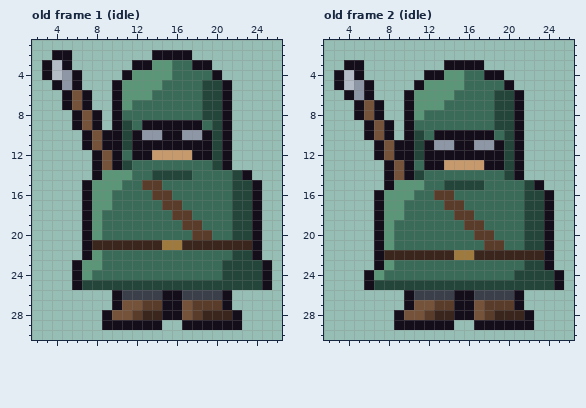
Pixel-art file, stored at assets/aseprite/archer_32.aseprite. The first picture shows the starting point.
32x32 pixels, 10 frames. Shown: old frame 1 (idle): x 2..26, y 1..30; old frame 2 (idle): x 2..26, y 1..30.
Now the later version:
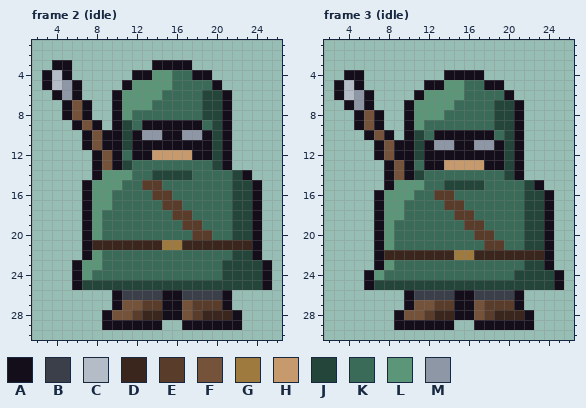
Palette (. is transparent): A #140e1a  B #3a3f4a  C #b4bcc8  D #3a261c  E #5a3c2a  F #75523a  G #9e7a3e  H #c79a6d  J #24463a  K #3a6b58  L #5b9678  M #8e97a6
A new or re-ordered frame is compared with the old frame closest to it.
Diff:
{"change": "frames 10 -> 12"}
{"where": "frame 2 (idle) is new; against old frame 1 (idle)"}
{"frame":2,"y":2,"x":4,"old":"AA","new":".."}
{"frame":2,"y":2,"x":14,"old":"AAAA","new":"...."}
{"frame":2,"y":3,"x":3,"old":"AC","new":".A"}
{"frame":2,"y":3,"x":12,"old":"AALLKKAA","new":"..AAAA.."}
{"frame":2,"y":4,"x":5,"old":"MA","new":"A."}
{"frame":2,"y":4,"x":11,"old":"ALL","new":".AA"}
{"frame":2,"y":4,"x":18,"old":"KKA","new":"AA."}
{"frame":2,"y":5,"x":3,"old":".A","new":"AC"}
{"frame":2,"y":5,"x":10,"old":"AL","new":".A"}
{"frame":2,"y":5,"x":15,"old":"K","new":"L"}
{"frame":2,"y":5,"x":19,"old":"JJA","new":"KA."}
{"frame":2,"y":6,"x":4,"old":".AFA","new":"AMA."}
{"frame":2,"y":6,"x":14,"old":"K","new":"L"}
{"frame":2,"y":7,"x":12,"old":"KK","new":"LL"}
{"frame":2,"y":8,"x":5,"old":".AFA","new":"AFA."}
{"frame":2,"y":8,"x":11,"old":"K","new":"L"}
{"where": "frame 3 (idle) is new; against old frame 2 (idle)"}
{"frame":3,"y":3,"x":4,"old":"AA","new":".."}
{"frame":3,"y":3,"x":14,"old":"AAAA","new":"...."}
{"frame":3,"y":4,"x":3,"old":"AC","new":".A"}
{"frame":3,"y":4,"x":12,"old":"AALLKKAA","new":"..AAAA.."}
{"frame":3,"y":5,"x":5,"old":"MA","new":"A."}
{"frame":3,"y":5,"x":11,"old":"ALL","new":".AA"}
{"frame":3,"y":5,"x":18,"old":"KKA","new":"AA."}
{"frame":3,"y":6,"x":3,"old":".A","new":"AC"}
{"frame":3,"y":6,"x":10,"old":"AL","new":".A"}
{"frame":3,"y":6,"x":15,"old":"K","new":"L"}
{"frame":3,"y":6,"x":19,"old":"JJA","new":"KA."}
{"frame":3,"y":7,"x":4,"old":".AFA","new":"AMA."}
{"frame":3,"y":7,"x":14,"old":"K","new":"L"}
{"frame":3,"y":8,"x":12,"old":"KK","new":"LL"}
{"frame":3,"y":9,"x":5,"old":".AFA","new":"AFA."}
{"frame":3,"y":9,"x":11,"old":"K","new":"L"}
